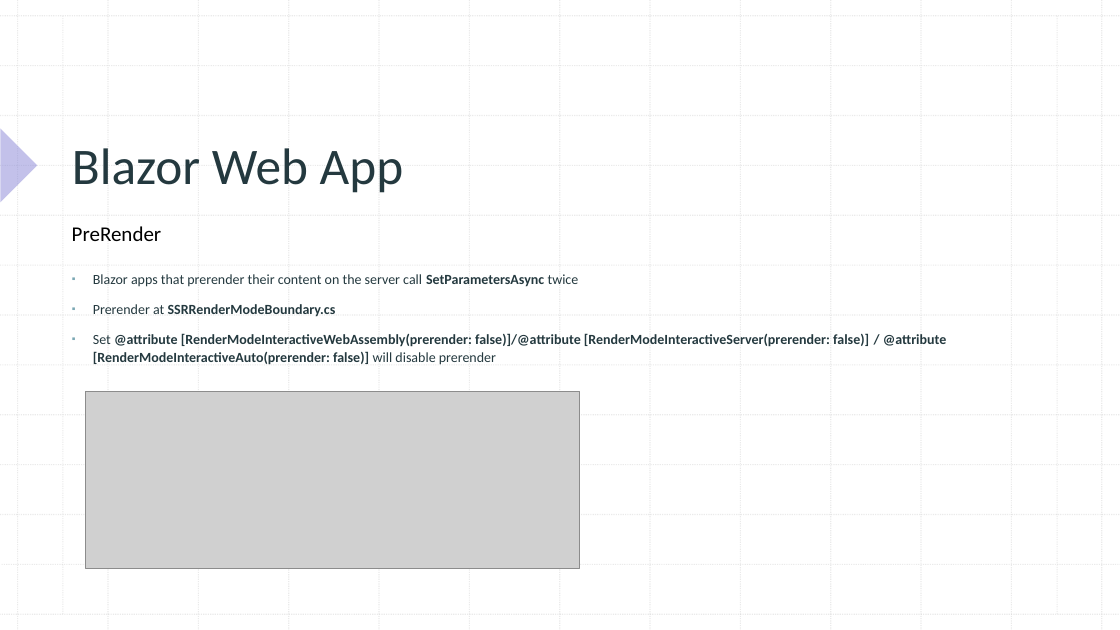
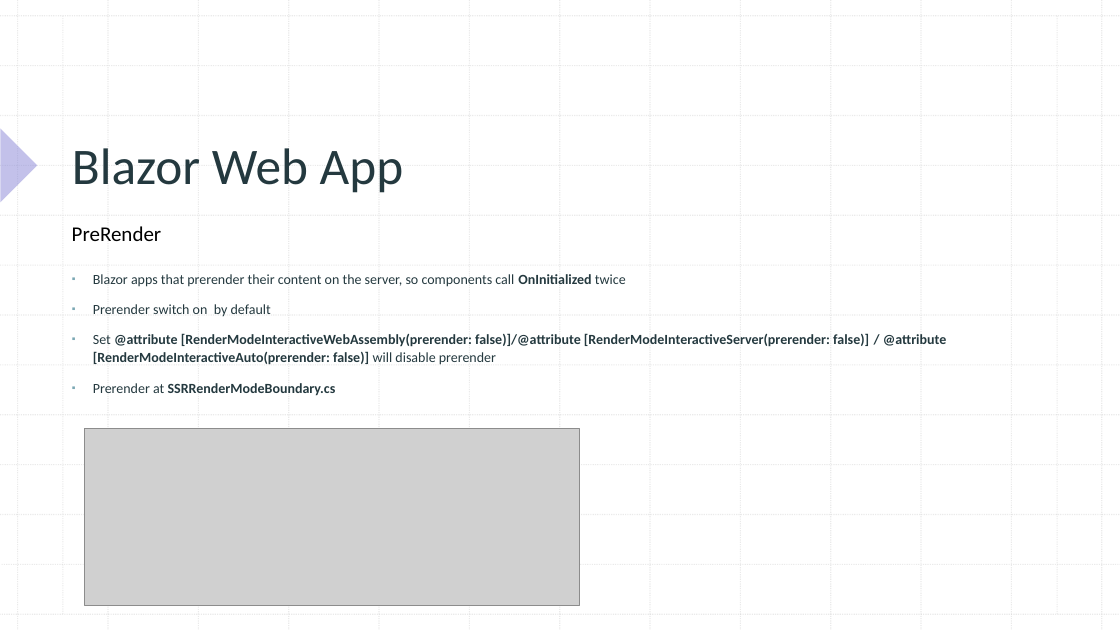
Before and after one commit to xccu/NetCore-Demo, a slide deck: slide 13 of Blazor in .net 8.pptx (slide 19 before the commit). Drawn at 1120x630 pixels with LibreOffice and Linux fonts; fonts in the diff are those of the drawing; grey boxes stand for pictures. Boxes give left, top, right and bottom in pixels: in the first picture for what was removed or moved away, otherwise in the second. Text is boxed around its words. In the diff, an @@ line names an element or a change of style, - is before the commit and + after.

```diff
--- a/Blazor in .net 8.pptx
+++ b/Blazor in .net 8.pptx
@@ text at (x1=93, y1=274, x2=947, y2=365): text changed; bold on @@
-▪ Blazor apps that prerender their content on the server call SetParametersAsync twice
+▪ Blazor apps that prerender their content on the server, so components call OnInitialized twice
+▪ Prerender switch on by default
+▪ Set @attribute [RenderModeInteractiveWebAssembly(prerender: false)]/@attribute [RenderModeInteractiveServer(prerender: false)] / @attribute [RenderModeInteractiveAuto(prerender: false)] will disable prerender
@@ picture moved from (x1=86, y1=392, x2=581, y2=568) to (x1=85, y1=429, x2=580, y2=605) @@
```
Also in this commit, not shown: 6 other slides changed, 5 slides added, 7 slides removed, 39 other files.
